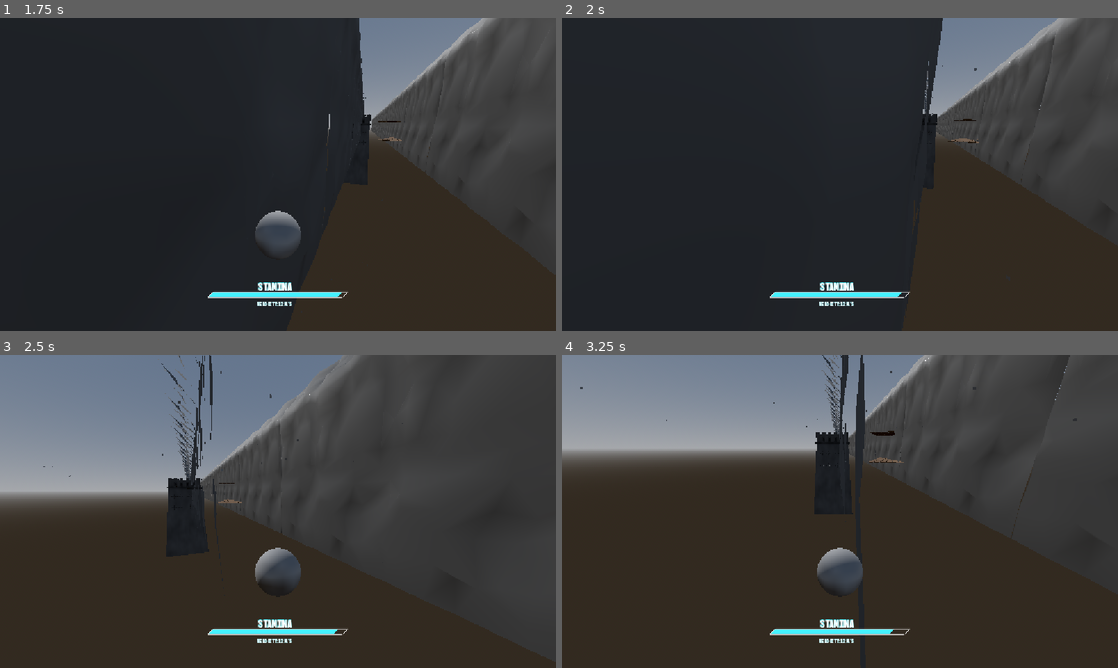
Above: before the commit, frames 1-4 (two rows, left to right).
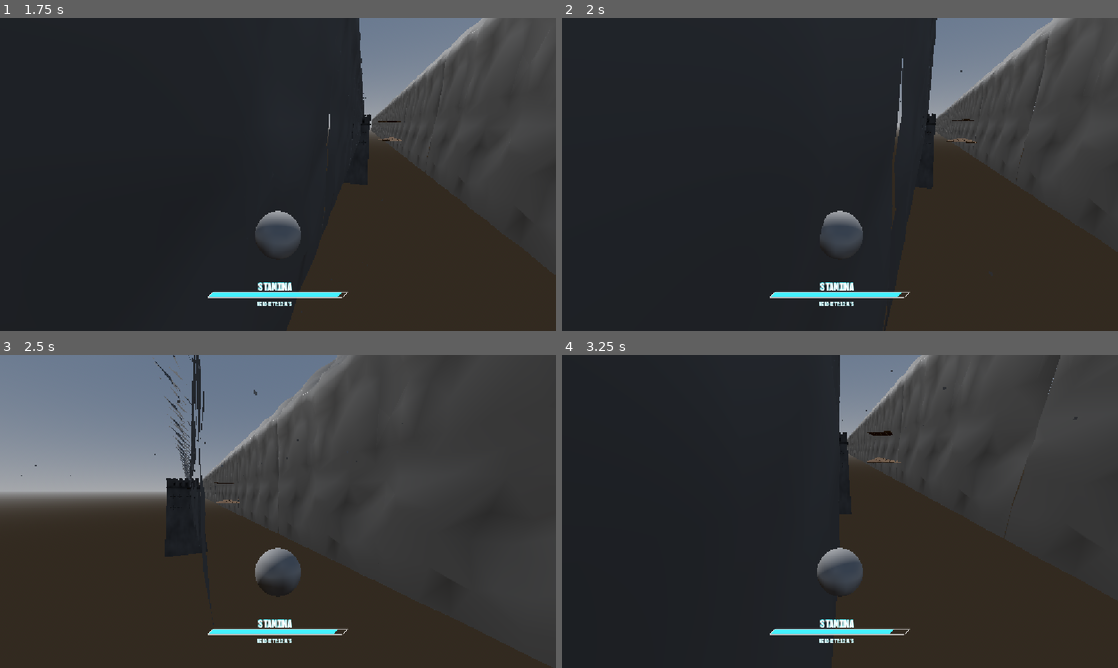
Above: after the commit, the same moments.

Repository: PortalGolem/havenIE2026GameJam
Game: Godot game, scene res://Scenes/Main.tscn
Same seed, same stepped clock (60 frames per second), same inputs: the game is played once before the commit and once after it.
Inputs (mouse positions are in pixels of both pictures, inside the frame that each line leads up to):
- Up to frame 1 (1.75 s): move the mouse to (305, 174) at 0.52 s; press the mouse at (305, 174) at 0.53 s; hold W (Forward) from 0.53 s (still down); tap Space (Jump) at 0.77, 1.52 s; move the mouse to (250, 174) at 1.27 s; release the mouse at (250, 174) at 1.28 s; tap Shift (Dash) at 1.35 s
- Up to frame 2 (2 s): keep holding W (Forward)
- Up to frame 3 (2.5 s): keep holding W (Forward); move the mouse to (289, 505) at 2.02 s; press the mouse at (289, 505) at 2.03 s
- Up to frame 4 (3.25 s): keep holding W (Forward); move the mouse to (834, 517) at 2.77 s; release the mouse at (834, 517) at 2.78 s; tap Shift (Dash) at 2.85 s; tap Space (Jump) at 3.02 s

Frame 1 is identical in both runs. In frame 2, 1.6% of the frame differs, in the area x 46-93%, y 0-75%; in frame 3, 1.5%; in frame 4, 20%, in the area x 0-92%, y 0-55%.

Commit message:
push

Diff:
--- a/Assets/Models/fortress_large.tscn
+++ b/Assets/Models/fortress_large.tscn
@@ -1,6 +1,6 @@
 [gd_scene format=3 uid="uid://rw8u3lh3cxnu"]
 
-[ext_resource type="PackedScene" uid="uid://cpyai5ek6p4dj" path="res://Objects/FBX Files/FortressLarge.fbx" id="1_4l62u"]
+[ext_resource type="PackedScene" uid="uid://cpyai5ek6p4dj" path="res://Assets/FBX Files/FortressLarge.fbx" id="1_4l62u"]
 [ext_resource type="Texture2D" uid="uid://xw1hydttheb1" path="res://Materials/Textures/Fortress Large/Fortress_Large_Color.png" id="2_yswi2"]
 [ext_resource type="Texture2D" uid="uid://dwmkf6bm8gee4" path="res://Materials/Textures/Fortress Large/Fortress_Large_Normal.png" id="3_kpnhm"]
 [ext_resource type="Texture2D" uid="uid://cu1hanrkmikvk" path="res://Materials/Textures/Fortress Large/Fortress_Large_Roughness.png" id="4_ngm0e"]
@@ -11,7 +11,17 @@
 normal_enabled = true
 normal_texture = ExtResource("3_kpnhm")
 
+[sub_resource type="BoxShape3D" id="BoxShape3D_jq2tr"]
+size = Vector3(43.41333, 114.64978, 40.8304)
+
 [node name="FortressLarge" unique_id=2112361084 instance=ExtResource("1_4l62u")]
 
-[node name="Fortess_Large" parent="." index="0" unique_id=879145119]
+[node name="Fortess_Large" parent="." index="0" unique_id=1673065493]
 surface_material_override/0 = SubResource("StandardMaterial3D_talh7")
+
+[node name="StaticBody3D" type="StaticBody3D" parent="." index="1" unique_id=807687912]
+collision_layer = 4
+
+[node name="CollisionShape3D" type="CollisionShape3D" parent="StaticBody3D" index="0" unique_id=113313754]
+transform = Transform3D(1, 0, 0, 0, 1, 0, 0, 0, 1, 0.06628418, -34.535217, -0.1332779)
+shape = SubResource("BoxShape3D_jq2tr")
--- a/Assets/Models/scaffolding_large.tscn
+++ b/Assets/Models/scaffolding_large.tscn
@@ -1,6 +1,6 @@
 [gd_scene format=3 uid="uid://dwmjji4rgwwhq"]
 
-[ext_resource type="PackedScene" uid="uid://dy1k8lusum2ti" path="res://Objects/FBX Files/ScaffoldingLarge.fbx" id="1_pq6nb"]
+[ext_resource type="PackedScene" uid="uid://dy1k8lusum2ti" path="res://Assets/FBX Files/ScaffoldingLarge.fbx" id="1_pq6nb"]
 [ext_resource type="Texture2D" uid="uid://cgjno8wk6lk6e" path="res://Materials/Textures/Scaffolding Large/Scaffolding_Large_Color.png" id="2_i2ksu"]
 [ext_resource type="Texture2D" uid="uid://cj1b0kc5bd3u1" path="res://Materials/Textures/Scaffolding Large/Scaffolding_Large_Normal.png" id="3_2yfhn"]
 [ext_resource type="Texture2D" uid="uid://cn5eixrcx3e4v" path="res://Materials/Textures/Scaffolding Large/Scaffolding_Large_Roughness.png" id="4_3x3e6"]
@@ -11,7 +11,29 @@
 normal_enabled = true
 normal_texture = ExtResource("3_2yfhn")
 
+[sub_resource type="BoxShape3D" id="BoxShape3D_6u7lg"]
+size = Vector3(12.375414, 0.2848816, 31.751984)
+
+[sub_resource type="BoxShape3D" id="BoxShape3D_mka0s"]
+size = Vector3(25.679125, 0.2848816, 56.987152)
+
 [node name="ScaffoldingLarge" unique_id=90800242 instance=ExtResource("1_pq6nb")]
 
-[node name="Scaffolding_Indent_002" parent="." index="0" unique_id=1784513359]
+[node name="Scaffolding_Indent_002" parent="." index="0" unique_id=225538574]
 surface_material_override/0 = SubResource("StandardMaterial3D_yywe8")
+
+[node name="StaticBody3D4" type="StaticBody3D" parent="." index="1" unique_id=570002766]
+transform = Transform3D(1, 0, 0, 0, 1, 0, 0, 0, 1, 7.21265, 0, 0)
+collision_layer = 4
+
+[node name="CollisionShape3D" type="CollisionShape3D" parent="StaticBody3D4" index="0" unique_id=932188843]
+transform = Transform3D(-4.371139e-08, 0, 1, 0, 1, 0, -1, 0, -4.371139e-08, -19.745327, 2.1968842, -2.9398422)
+shape = SubResource("BoxShape3D_6u7lg")
+
+[node name="StaticBody3D5" type="StaticBody3D" parent="." index="2" unique_id=1492831363]
+transform = Transform3D(1, 0, 0, 0, 1, 0, 0, 0, 1, 7.21265, -15.558409, 0)
+collision_layer = 4
+
+[node name="CollisionShape3D" type="CollisionShape3D" parent="StaticBody3D5" index="0" unique_id=911537854]
+transform = Transform3D(-4.371139e-08, 0, 1, 0, 1, 0, -1, 0, -4.371139e-08, -7.082982, 2.1968842, 3.578578)
+shape = SubResource("BoxShape3D_mka0s")
--- a/Rooms/Fixed/Start_Room.tscn
+++ b/Rooms/Fixed/Start_Room.tscn
@@ -6,9 +6,6 @@
 
 [sub_resource type="BoxShape3D" id="BoxShape3D_jq2tr"]
 size = Vector3(43.915405, 87.04956, 1)
-
-[sub_resource type="BoxShape3D" id="BoxShape3D_kbhuk"]
-size = Vector3(21.078804, 0.2848816, 60.852356)
 
 [node name="Start" type="Node3D" unique_id=1440636408]
 
@@ -111,18 +108,3 @@
 
 [node name="ScaffoldingLarge" parent="." unique_id=90800242 instance=ExtResource("3_4jlny")]
 transform = Transform3D(-0.30731854, 0, -0.9516067, 0, 1, 0, 0.9516067, 0, -0.30731854, -14.749726, 0, 251.56827)
-
-[node name="StaticBody3D4" type="StaticBody3D" parent="." unique_id=417645674]
-collision_layer = 4
-
-[node name="CollisionShape3D" type="CollisionShape3D" parent="StaticBody3D4" unique_id=632626522]
-transform = Transform3D(0.9534278, 0, -0.30162135, 0, 1, 0, 0.30162135, 0, 0.9534278, -16.457579, 2.1968842, 253.1756)
-shape = SubResource("BoxShape3D_kbhuk")
-
-[node name="StaticBody3D5" type="StaticBody3D" parent="." unique_id=1774809469]
-transform = Transform3D(1, 0, 0, 0, 1, 0, 0, 0, 1, 0, -15.558409, 0)
-collision_layer = 4
-
-[node name="CollisionShape3D" type="CollisionShape3D" parent="StaticBody3D5" unique_id=742248375]
-transform = Transform3D(0.9534278, 0, -0.30162135, 0, 1, 0, 0.30162135, 0, 0.9534278, -16.457579, 2.1968842, 253.1756)
-shape = SubResource("BoxShape3D_kbhuk")
--- a/Scenes/Main.tscn
+++ b/Scenes/Main.tscn
@@ -51,7 +51,7 @@
 airGravity = 4.0
 wallDrag = 10.0
 wallGravity = 14.0
-wallDistance = 1.0
+wallDistance = 2.5
 DashSpeed = 100.0
 initialMovementMode = 1
 maxXRotation = 45.0
